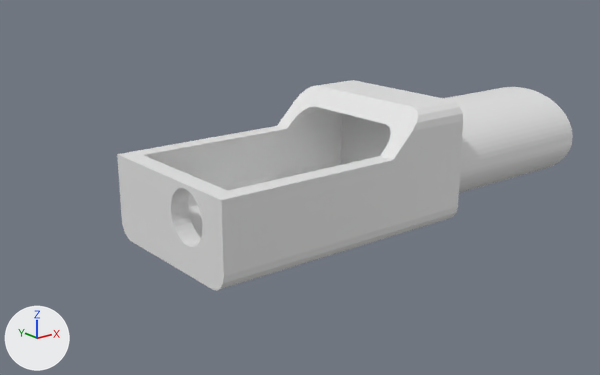
An edit to the Blender file Water-Probe/Design Files/CAD/Probe Body.blend, drawn before and after from the same camera.
Before and after are seen from a 50 mm lens placed at (-79.4, -86.3, 35.5), pointed at (-9.2, 1.4, 0.4). Every picture has the same lights, and +X, +Y and +Z are marked at lower left.

The first picture shows 'Body'.
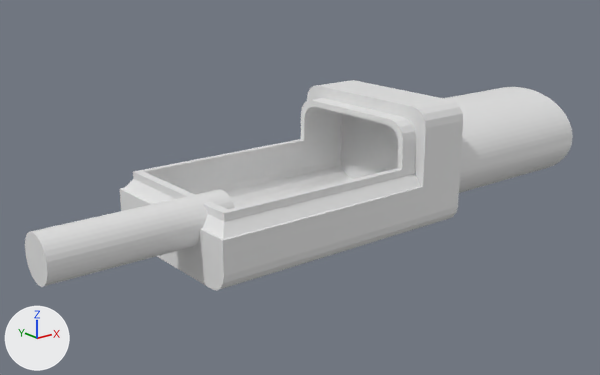
Commit message: added lip to bottom all in one probe

The change, as a diff of the scene's bpy script:
```diff
--- a/Water-Probe/Design Files/CAD/Probe Body.blend.py
+++ b/Water-Probe/Design Files/CAD/Probe Body.blend.py
@@ me_cylinder_003 @@
 me_cylinder_003.from_pydata(...)  # 64 vertices, 34 faces; spans x -3.6..3.6, y -3.6..3.6, z -17.5..11.0
 # used by ob_temp_bool; location = (-34.9, -4.7, 2.5); rotation_euler = (0.0, 1.571, 0.0), in degrees (0, 90, 0)
+# me_cylinder_003 part 1: the whole mesh is scaled about its middle by 0.833, then moved by (0.6, 0.0, 0.0)
@@ me_plane_001 @@
 # used by ob_body; location = (0.0, 0.0, 0.0); rotation_euler = (0.0, 1.571, 0.0), in degrees (0, 90, 0)
-me_plane_001.from_pydata(...)  # 755 vertices, 665 faces; spans x -12.5..5.0, y -12.5..12.5, z -31.5..38.5
+me_plane_001.from_pydata(...)  # 875 vertices, 786 faces; spans x -12.5..5.0, y -12.5..12.5, z -31.5..38.5
+# me_plane_001 part 2: 27 vertices moved from x -11.0..-6.6, y -12.5..12.5, z -31.5..-0.5 to x -10.1..-1.9, y -12.5..12.5, z -31.5..1.0; 19 vertices removed from x -12.3..-6.6, y -12.5..12.5, z -29.0..0.8; 139 vertices added at x -11.7..5.0, y -12.5..12.5, z -31.1..6.0
@@ ob_temp_bool @@
 ob_temp_bool.rotation_euler = (0.0, 1.571, 0.0)  # degrees (0, 90, 0)
-ob_temp_bool.hide_set(True)
```

Boxes [x1, y1, x2, y2] around the edits, measured in the pictures (600 x 375 px; the box of a moved part takes in the faces that stretch with it):
'Body', mesh rescaled, reshaped: before [117, 80, 573, 291]; after [120, 80, 573, 291]
'TEMP BOOL', shown: after [25, 189, 235, 287]
part 1 of me_cylinder_003, moved or reshaped: before [171, 188, 201, 247]; after [25, 189, 235, 287]
part 2 of me_plane_001, built on: before [117, 86, 426, 266]; after [120, 86, 428, 266]
